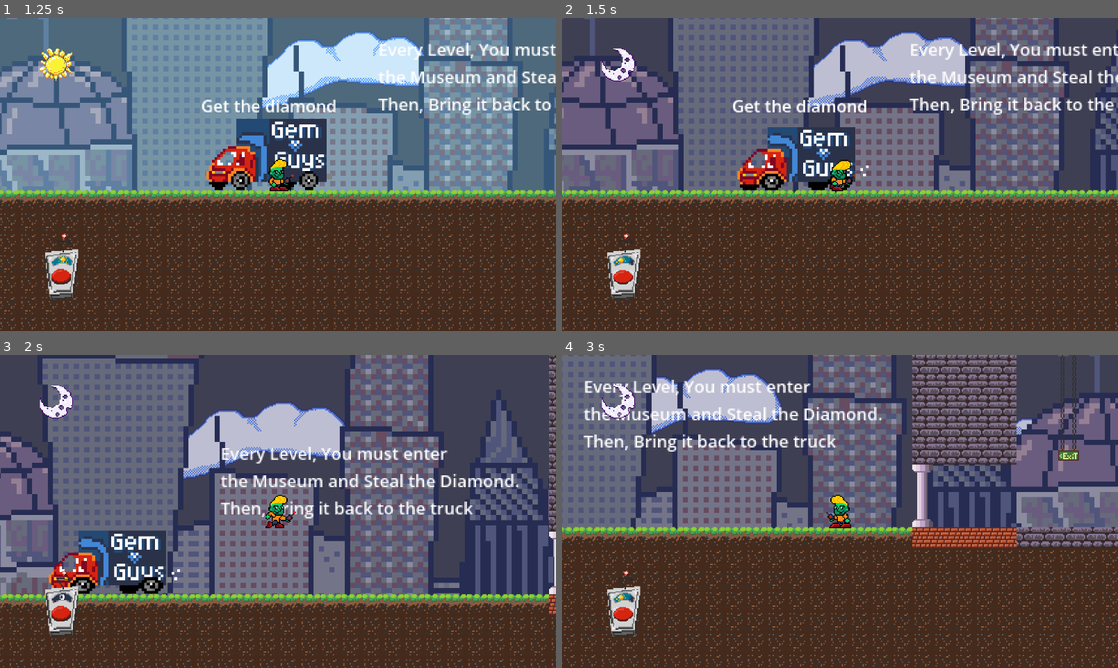
Above: before the commit, frames 1-4 (two rows, left to right).
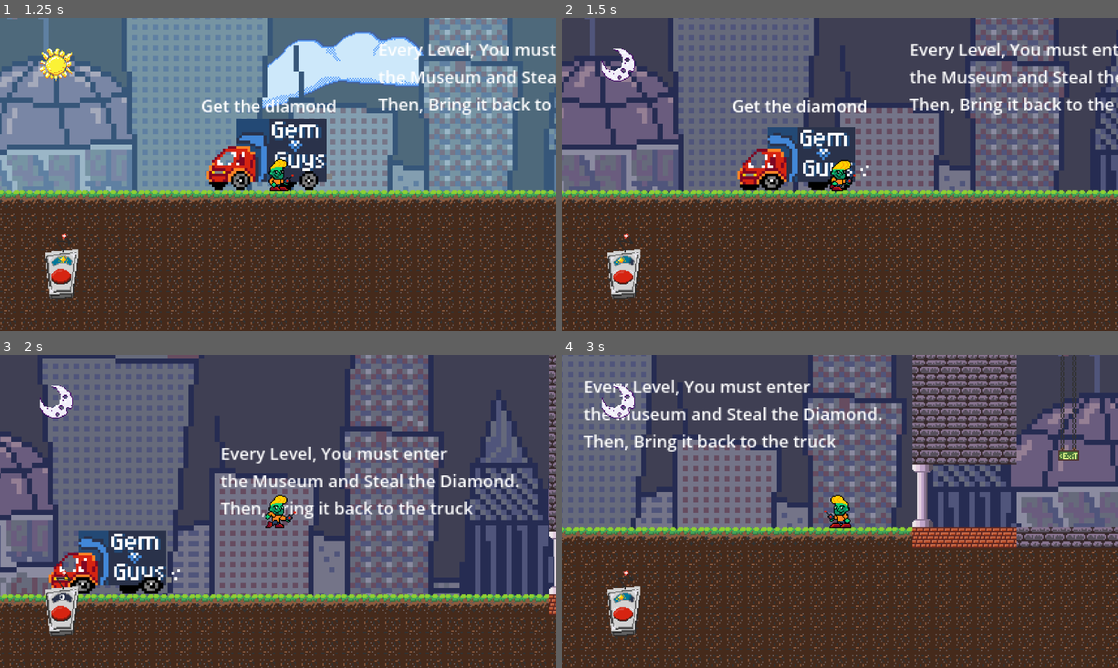
Above: after the commit, the same moments.

Repository: noble-squared/Colorado-Game-Jam
Game: Godot game, scene res://Scenes/main_menu.tscn
Two runs of this game, one before a commit and one after it. Both use one fixed random seed, a clock stepped at 60 frames per second and the inputs below.
Inputs:
- Up to frame 1 (1.25 s): click "Level 1" at 0.5 s
- Up to frame 2 (1.5 s): hold D (Right) from 1.28 s (still down); tap Space (SwapTime) at 1.35 s
- Up to frame 3 (2 s): keep holding D (Right); tap W (Jump) at 1.52 s
- Up to frame 4 (3 s): tap Space (SwapTime) at 2.1, 2.85 s; tap W (Jump) at 2.27 s; release D (Right) at 2.78 s; hold A (Left) from 2.78 s (still down)

Frame 1 is identical in both runs. In frame 2, 4.1% of the frame differs, in the area x 44-74%, y 4-30%; in frame 3, 4.1%, in the area x 33-99%, y 14-43%; in frame 4, 3.1%.

Commit message:
Disabled clouds at night

Diff:
--- a/Scenes/CloudBackdrop.tscn
+++ b/Scenes/CloudBackdrop.tscn
@@ -1,5 +1,6 @@
-[gd_scene format=3 uid="uid://cp0id6bncmy0u"]
+[gd_scene format=3 uid="uid://dv07s1xjqy0p7"]
 
+[ext_resource type="Script" uid="uid://cjfldlaw0gul4" path="res://Scenes/cloud_backdrop.gd" id="1_aoqta"]
 [ext_resource type="Texture2D" uid="uid://e250ucu61kkl" path="res://assets/art/Sprite Sheets/CloudSheet.png" id="1_w7xwb"]
 
 [sub_resource type="TileSetAtlasSource" id="TileSetAtlasSource_aoqta"]
@@ -35,6 +36,7 @@
 
 [node name="CloudBackdrop" type="Node2D" unique_id=47429626]
 z_index = -9
+script = ExtResource("1_aoqta")
 
 [node name="TileMap" type="TileMap" parent="." unique_id=1349350164]
 tile_set = SubResource("TileSet_17tu8")
--- /dev/null
+++ b/Scenes/cloud_backdrop.gd
@@ -0,0 +1,5 @@
+extends Node2D
+
+func _ready() -> void:
+	Globals.DaySwapped.connect(func(): visible = true)
+	Globals.NightSwapped.connect(func(): visible = false)
Not shown, added: Scenes/cloud_backdrop.gd.uid
